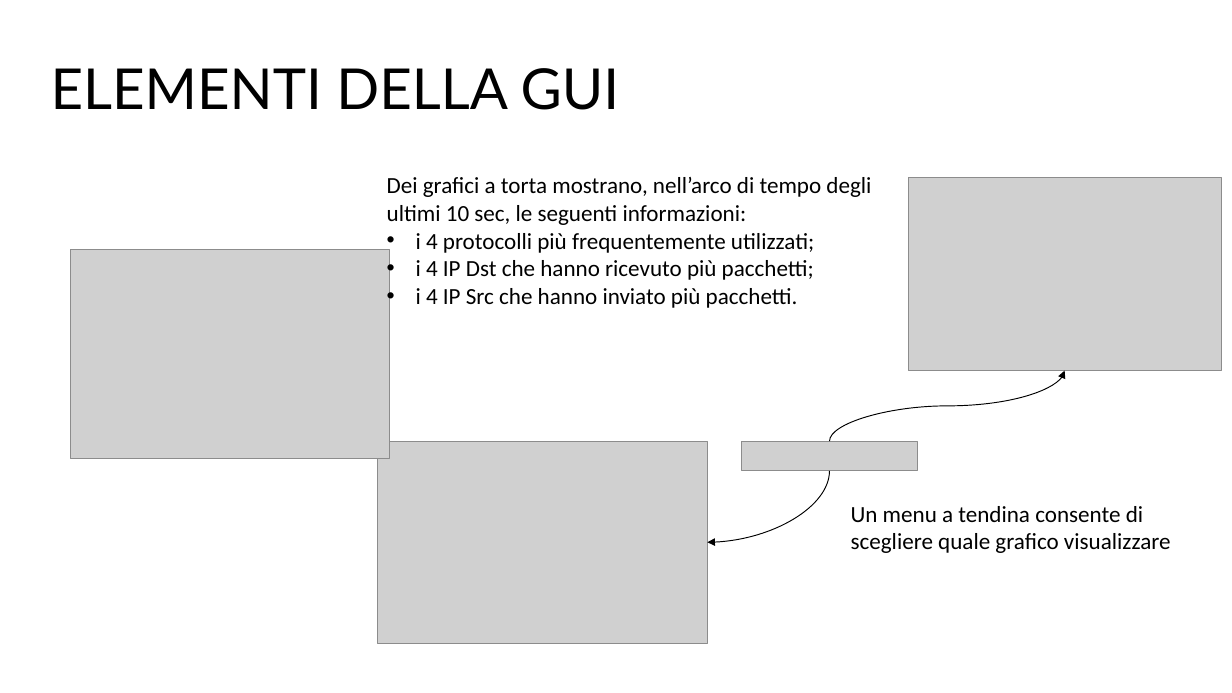
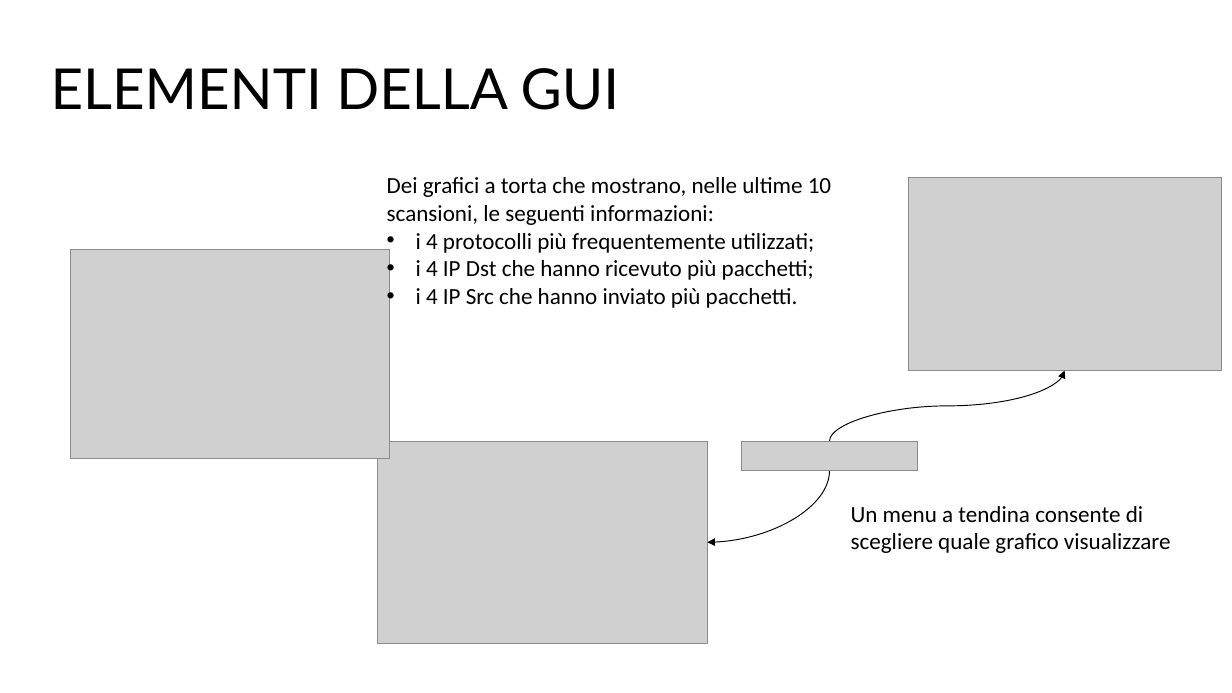
Before and after one commit to AnuarZouhri/Tirocini_git, a slide deck: slide 14 of Doc/PROGETTO DI TIROCINIO.pptx. Drawn at 1232x693 pixels with LibreOffice and Linux fonts; fonts in the diff are those of the drawing; grey boxes stand for pictures. Boxes give left, top, right and bottom in pixels: in the first picture for what was removed or moved away, otherwise in the second. Text is boxed around its words. In the diff, an @@ line names an element or a change of style, - is before the commit and + after.

```diff
--- a/Doc/PROGETTO DI TIROCINIO.pptx
+++ b/Doc/PROGETTO DI TIROCINIO.pptx
@@ text at (387,177,831,225): text changed @@
-Dei grafici a torta mostrano, nell’arco di tempo degli ultimi 10 sec, le seguenti informazioni:
+Dei grafici a torta che mostrano, nelle ultime 10 scansioni, le seguenti informazioni:
```
Also in this commit, not shown: 3 other slides changed, 18 other files.
